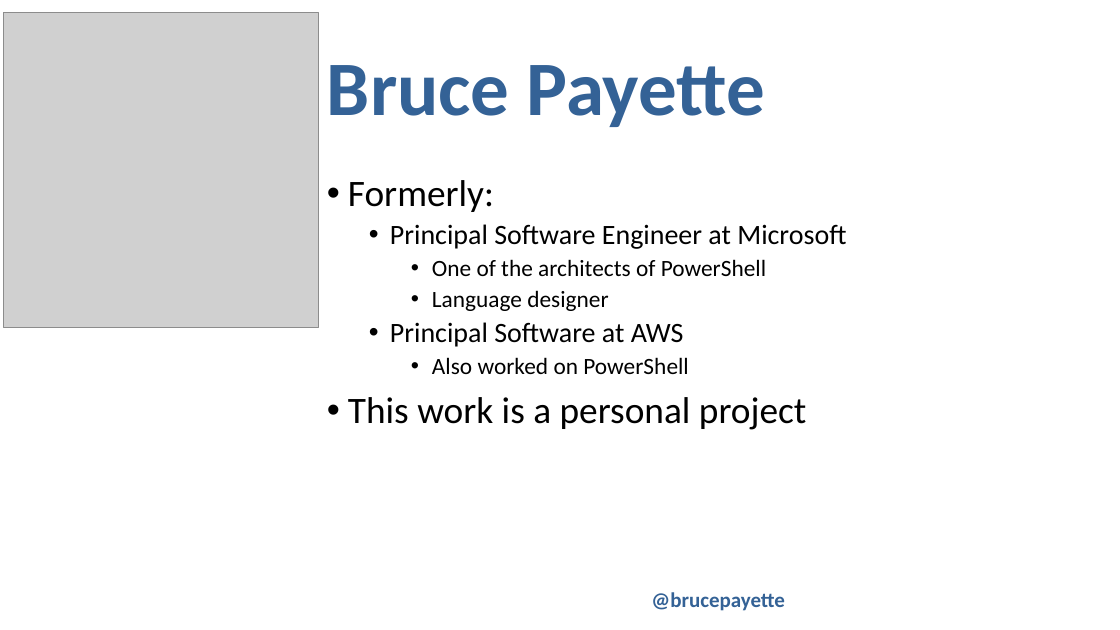
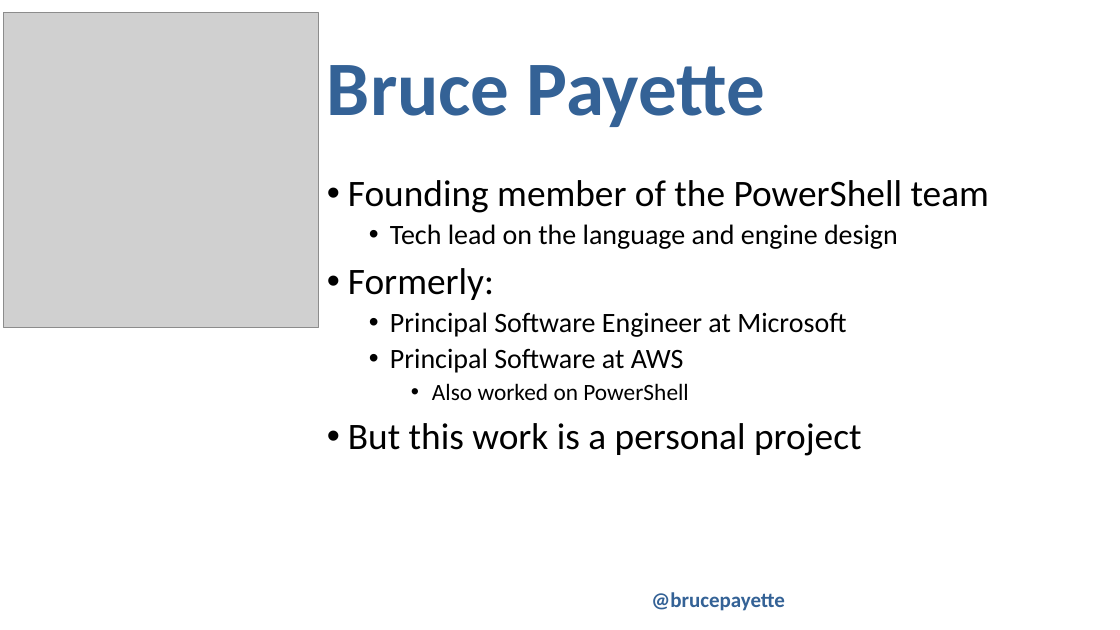
Before and after one commit to BrucePay/TinyLang, a slide deck: slide 3 of PSCONFEU23_payette_tiny.pptx. Drawn at 1120x630 pixels with LibreOffice and Linux fonts; fonts in the diff are those of the drawing; grey boxes stand for pictures; background and template pictures are left out. Boxes give left, top, right and bottom in pixels: in the first picture for what was removed or moved away, otherwise in the second. Text is boxed around its words. In the diff, an @@ line names an element or a change of style, - is before the commit and + after.

```diff
--- a/PSCONFEU23_payette_tiny.pptx
+++ b/PSCONFEU23_payette_tiny.pptx
@@ text at (348, 180, 989, 249): paragraphs added @@
+• Founding member of the PowerShell team
+  • Tech lead on the language and engine design
@@ text at (432, 259, 766, 311): paragraphs removed @@
-    • One of the architects of PowerShell
-    • Language designer
@@ text at (348, 423, 861, 456): text changed @@
-• This work is a personal project
+• But this work is a personal project
```
Also in this commit, not shown: 2 other slides changed, 3 other files.
